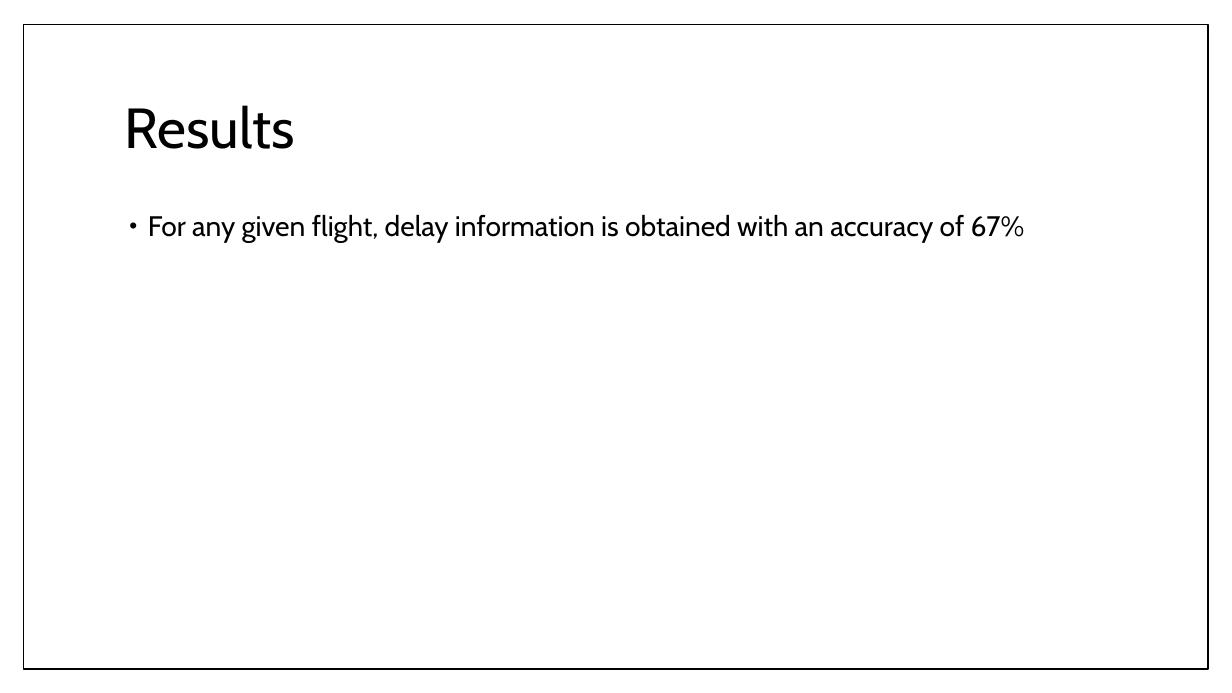
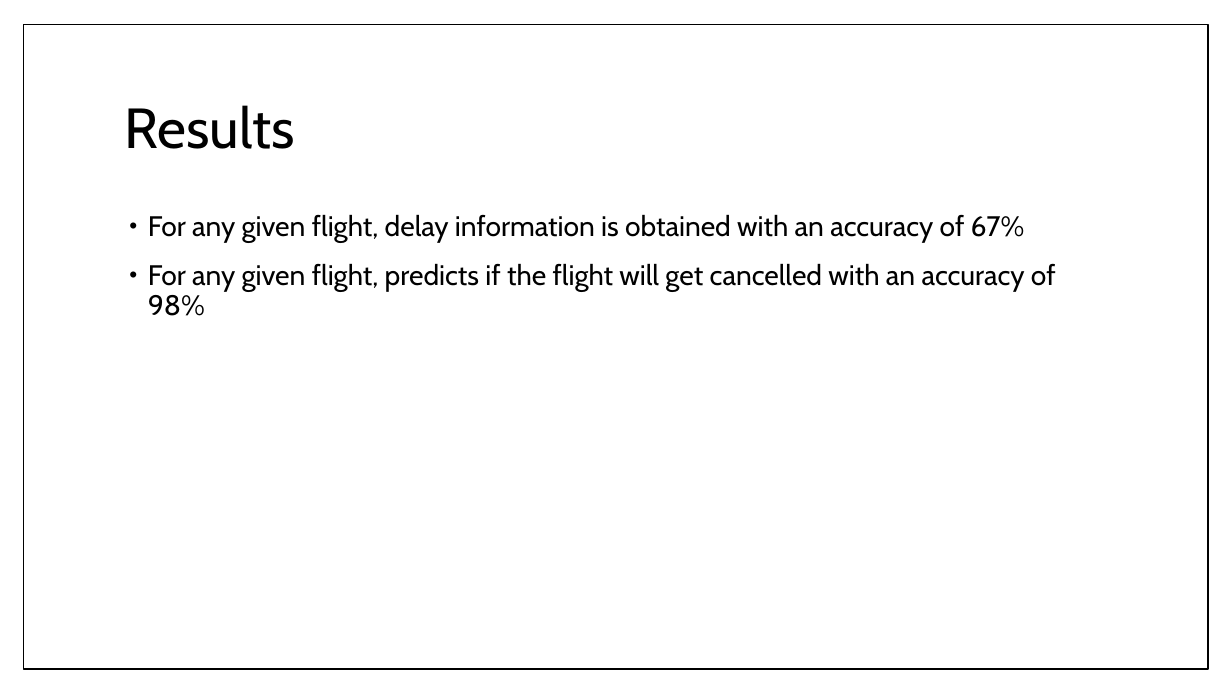
Before and after one commit to RoAjinkya/FlightDelay, a slide deck: slide 16 of docs/Final Presentation_FlightDelay.pptx. Drawn at 1232x693 pixels with LibreOffice and Linux fonts; fonts in the diff are those of the drawing. Boxes give left, top, right and bottom in pixels: in the first picture for what was removed or moved away, otherwise in the second. Text is boxed around its words. In the diff, an @@ line names an element or a change of style, - is before the commit and + after.

```diff
--- a/docs/Final Presentation_FlightDelay.pptx
+++ b/docs/Final Presentation_FlightDelay.pptx
@@ text at (148, 263, 1056, 316): paragraph added @@
+• For any given flight, predicts if the flight will get cancelled with an accuracy of 98%
```
Also in this commit, not shown: 1 other slide changed.
